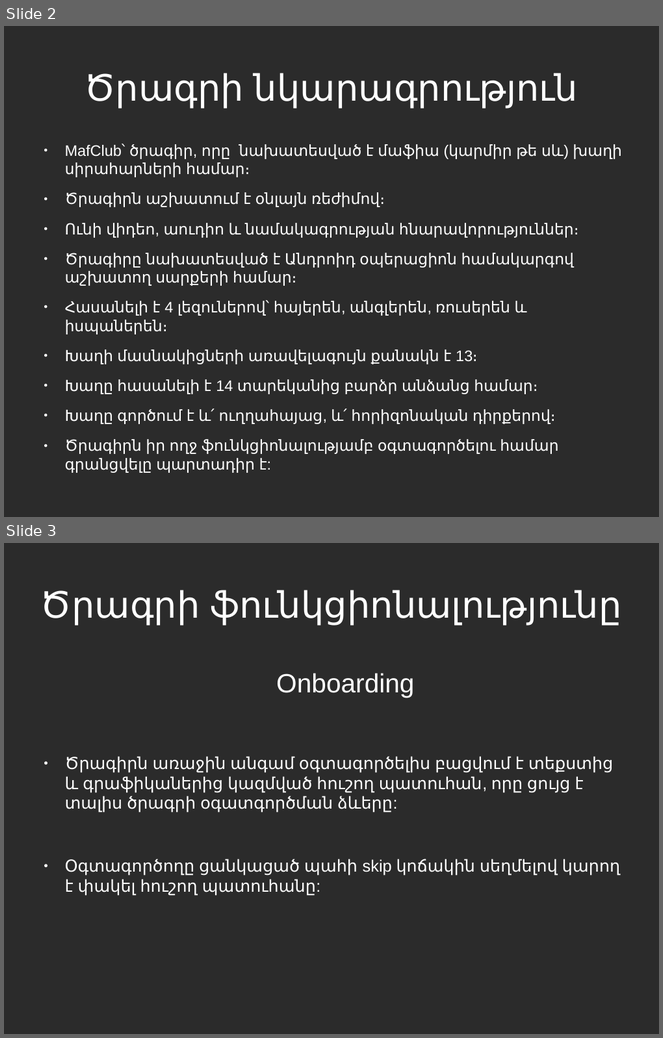
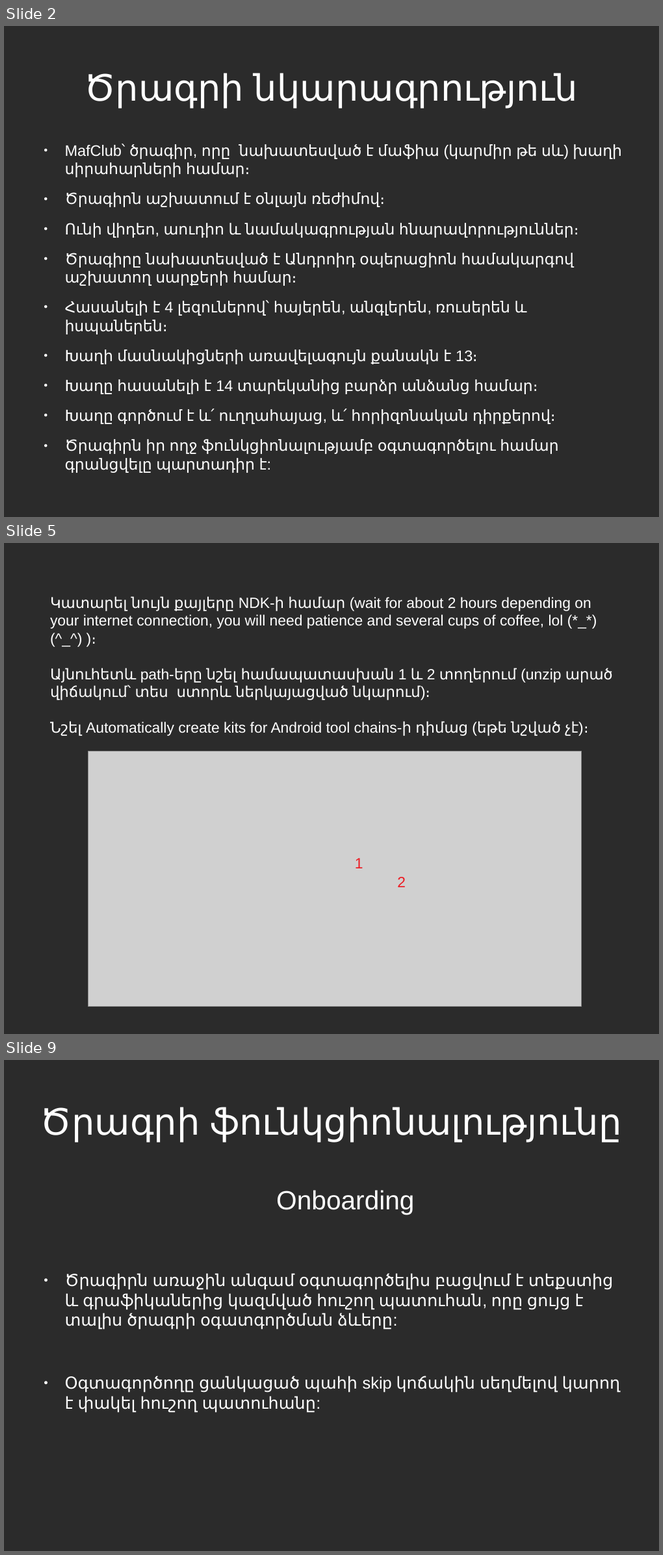
Before and after one commit to vanit-basic/instant_messenger, a slide deck: Documentation/Documentation.odp. Shown one above the other, each under a label of ours: slides 2 and 3 before the commit, slides 2, 5 and 9 after it; the slides between them are not shown. The pictures are 663x1038 and 663x1555 pixels, drawn with LibreOffice and Linux fonts; fonts in the diff are those of the drawing; grey boxes stand for pictures; background and template pictures are left out; a plain dark background stands for a picture behind light text. Boxes give left, top, right and bottom in pixels: in the first picture for what was removed or moved away, otherwise in the second. Text is boxed around its words. In the diff, an @@ line names an element or a change of style, - is before the commit and + after.

```diff
--- a/Documentation/Documentation.odp
+++ b/Documentation/Documentation.odp
@@ slide 5 added at (4, 543, 659, 1034), background picture (left out) @@
@@ text added at (50, 596, 613, 736), 18 pt, text #FFFFFF @@
+Կատարել նույն քայլերը NDK-ի համար (wait for about 2 hours depending on your internet connection, you will need patience and several cups of coffee, lol (*_*) (^_^) )։
+Այնուհետև path-երը նշել համապատասխան 1 և 2 տողերում (unzip արած վիճակում՝ տես ստորև ներկայացված նկարում)։
+Նշել Automatically create kits for Android tool chains-ի դիմաց (եթե նշված չէ)։
@@ picture added at (88, 751, 581, 1006) @@
@@ text added at (355, 858, 363, 869), 18 pt, text #ED1C24 @@
+1
@@ text added at (397, 877, 406, 887), 18 pt, text #ED1C24 @@
+2
@@ what was slide 3 is now slide 9 @@
```
Also in this commit, not shown: 1 slide changed, 5 other slides added, 1 other file.
